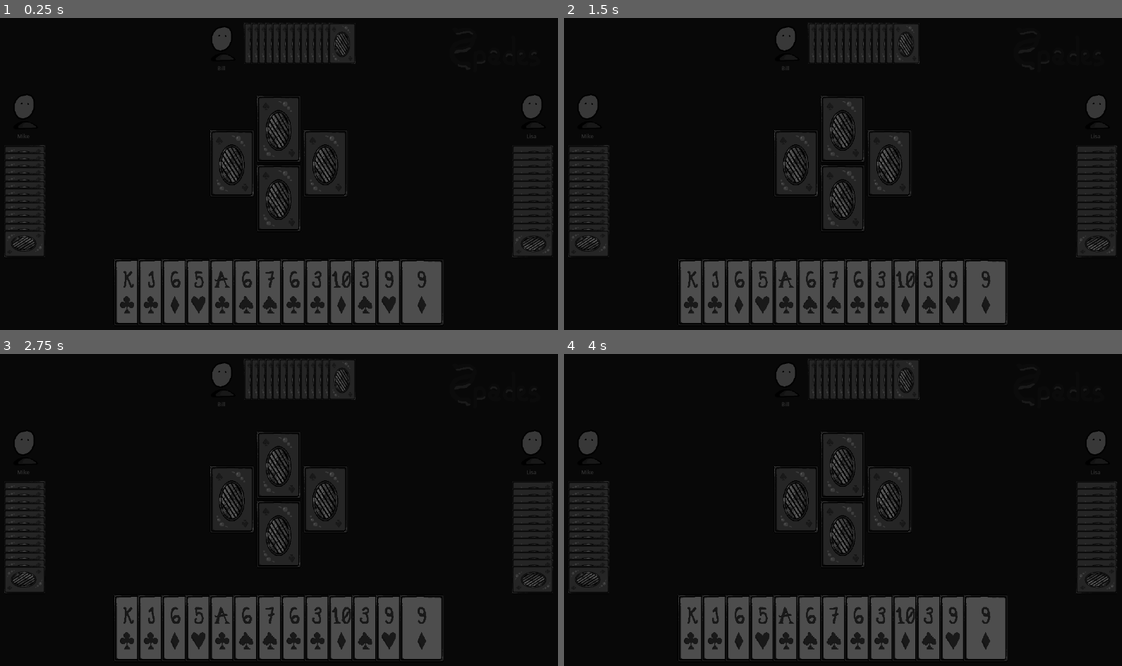
Above: before the commit, frames 1-4 (two rows, left to right).
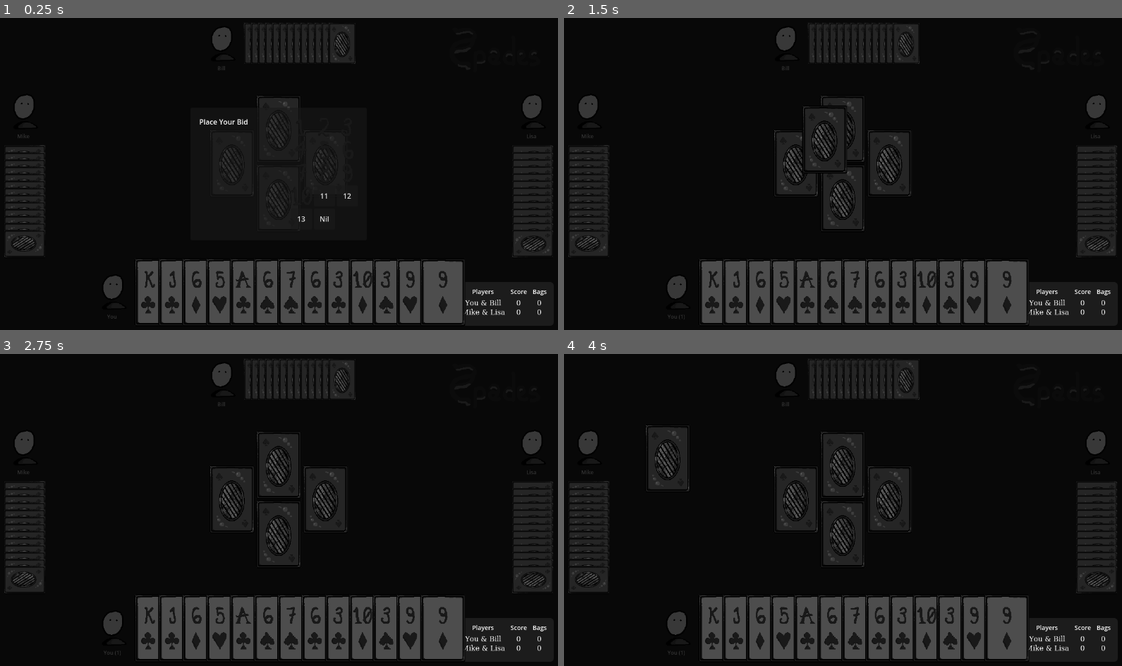
Above: after the commit, the same moments.

Repository: superhawk610/spades
Game: Godot game, scene res://main.tscn
Same seed, same stepped clock (60 frames per second), same inputs: the game is played once before the commit and once after it.
Inputs (mouse positions are in pixels of both pictures, inside the frame that each line leads up to):
- Up to frame 1 (0.25 s): no input
- Up to frame 2 (1.5 s): click (865, 127) at 0.52 s; tap Enter at 1.25 s; drag from (798, 164) to (898, 105) at 1.27 s
- Up to frame 3 (2.75 s): drag from (279, 466) to (251, 572) at 2.02 s
- Up to frame 4 (4 s): move the mouse to (843, 534) at 2.77 s; click (843, 534) at 2.92 s; tap Space at 3.5 s; drag from (887, 500) to (675, 463) at 3.52 s

The runs differ from the first frame. In frame 1, 6.1% of the frame differs, in the area x 18-98%, y 30-99%; in frame 2, 6.4%; in frame 3, 5.6%; in frame 4, 6.7%, in the area x 14-98%, y 22-99%.
Error after the commit: Assertion failed: attempted to draw card spade:ace not in hand (res://Player.gd:33)

Commit message:
start implementing trick logic

Diff:
--- a/Game.gd
+++ b/Game.gd
@@ -27,6 +27,7 @@
 var deck : Array
 var players = {}
 var points = {}
+var trick = []
 
 
 func shuffle():
@@ -48,5 +49,24 @@
 	return player
 
 
+func place_bid(name: String, bid: int):
+	var player : Player = players.get(name)
+	if not player:
+		assert(false, "attempted to place bid for missing player %s" % name)
+	player.place_bid(bid)
+
+
+func can_play_card(card):
+	return true
+
+
+func play_card(card):
+	trick.append(card)
+
+
+func score_trick():
+	pass
+
+
 func score_round(team: String, bid: int, tricks: int):
 	pass
--- /dev/null
+++ b/bid.gd
@@ -0,0 +1,18 @@
+extends PanelContainer
+
+
+signal bid_placed
+
+
+# Called when the node enters the scene tree for the first time.
+func _ready():
+	pass # Replace with function body.
+
+
+# Called every frame. 'delta' is the elapsed time since the previous frame.
+func _process(delta):
+	pass
+
+
+func _on_button_pressed(bid):
+	bid_placed.emit(bid)
--- /dev/null
+++ b/bid.tscn
@@ -0,0 +1,149 @@
+[gd_scene load_steps=12 format=3 uid="uid://bd8g8jy8k5vju"]
+
+[ext_resource type="Texture2D" uid="uid://cco3dvf650su3" path="res://images/1.png" id="1_f2i4g"]
+[ext_resource type="Script" path="res://bid.gd" id="1_vpq2h"]
+[ext_resource type="Texture2D" uid="uid://8bcindwoi3mg" path="res://images/2.png" id="2_he3uu"]
+[ext_resource type="Texture2D" uid="uid://iwsm7pvqn62g" path="res://images/3.png" id="3_rgr3q"]
+[ext_resource type="Texture2D" uid="uid://decibnhirfo3u" path="res://images/4.png" id="4_x50ru"]
+[ext_resource type="Texture2D" uid="uid://dvhehs15kqnyj" path="res://images/5.png" id="5_y8x6u"]
+[ext_resource type="Texture2D" uid="uid://b51g1ssuehg3c" path="res://images/6.png" id="6_ck43a"]
+[ext_resource type="Texture2D" uid="uid://c5as36bvnfr0v" path="res://images/7.png" id="7_g0xpo"]
+[ext_resource type="Texture2D" uid="uid://cl10ejrx2xw3v" path="res://images/8.png" id="8_1gsae"]
+[ext_resource type="Texture2D" uid="uid://bcud0lxsn6n17" path="res://images/9.png" id="9_7duwg"]
+[ext_resource type="Texture2D" uid="uid://dfjlj85n73uet" path="res://images/10.png" id="10_lyt1p"]
+
+[node name="bid" type="PanelContainer"]
+custom_minimum_size = Vector2(400, 300)
+anchors_preset = 15
+anchor_right = 1.0
+anchor_bottom = 1.0
+offset_right = -880.0
+offset_bottom = -420.0
+grow_horizontal = 2
+grow_vertical = 2
+script = ExtResource("1_vpq2h")
+
+[node name="MarginContainer" type="MarginContainer" parent="."]
+layout_mode = 2
+theme_override_constants/margin_left = 20
+theme_override_constants/margin_top = 20
+theme_override_constants/margin_right = 20
+theme_override_constants/margin_bottom = 20
+
+[node name="HBoxContainer" type="HBoxContainer" parent="MarginContainer"]
+layout_mode = 2
+
+[node name="Label" type="Label" parent="MarginContainer/HBoxContainer"]
+layout_mode = 2
+size_flags_horizontal = 3
+size_flags_vertical = 0
+text = "Place Your Bid"
+
+[node name="GridContainer" type="GridContainer" parent="MarginContainer/HBoxContainer"]
+layout_mode = 2
+columns = 3
+
+[node name="bid_1" type="TextureButton" parent="MarginContainer/HBoxContainer/GridContainer"]
+custom_minimum_size = Vector2(48, 48)
+layout_mode = 2
+texture_normal = ExtResource("1_f2i4g")
+ignore_texture_size = true
+stretch_mode = 5
+
+[node name="bid_2" type="TextureButton" parent="MarginContainer/HBoxContainer/GridContainer"]
+custom_minimum_size = Vector2(48, 48)
+layout_mode = 2
+texture_normal = ExtResource("2_he3uu")
+ignore_texture_size = true
+stretch_mode = 5
+
+[node name="bid_3" type="TextureButton" parent="MarginContainer/HBoxContainer/GridContainer"]
+custom_minimum_size = Vector2(48, 48)
+layout_mode = 2
+texture_normal = ExtResource("3_rgr3q")
+ignore_texture_size = true
+stretch_mode = 5
+
+[node name="bid_4" type="TextureButton" parent="MarginContainer/HBoxContainer/GridContainer"]
+custom_minimum_size = Vector2(48, 48)
+layout_mode = 2
+texture_normal = ExtResource("4_x50ru")
+ignore_texture_size = true
+stretch_mode = 5
+
+[node name="bid_5" type="TextureButton" parent="MarginContainer/HBoxContainer/GridContainer"]
+custom_minimum_size = Vector2(48, 48)
+layout_mode = 2
+texture_normal = ExtResource("5_y8x6u")
+ignore_texture_size = true
+stretch_mode = 5
+
+[node name="bid_6" type="TextureButton" parent="MarginContainer/HBoxContainer/GridContainer"]
+custom_minimum_size = Vector2(48, 48)
+layout_mode = 2
+texture_normal = ExtResource("6_ck43a")
+ignore_texture_size = true
+stretch_mode = 5
+
+[node name="bid_7" type="TextureButton" parent="MarginContainer/HBoxContainer/GridContainer"]
+custom_minimum_size = Vector2(48, 48)
+layout_mode = 2
+texture_normal = ExtResource("7_g0xpo")
+ignore_texture_size = true
+stretch_mode = 5
+
+[node name="bid_8" type="TextureButton" parent="MarginContainer/HBoxContainer/GridContainer"]
+custom_minimum_size = Vector2(48, 48)
+layout_mode = 2
+texture_normal = ExtResource("8_1gsae")
+ignore_texture_size = true
+stretch_mode = 5
+
+[node name="bid_9" type="TextureButton" parent="MarginContainer/HBoxContainer/GridContainer"]
+custom_minimum_size = Vector2(48, 48)
+layout_mode = 2
+texture_normal = ExtResource("9_7duwg")
+ignore_texture_size = true
+stretch_mode = 5
+
+[node name="bid_10" type="TextureButton" parent="MarginContainer/HBoxContainer/GridContainer"]
+custom_minimum_size = Vector2(48, 48)
+layout_mode = 2
+texture_normal = ExtResource("10_lyt1p")
+ignore_texture_size = true
+stretch_mode = 5
+
+[node name="bid_11" type="Button" parent="MarginContainer/HBoxContainer/GridContainer"]
+custom_minimum_size = Vector2(48, 48)
+layout_mode = 2
+text = "11"
+
+[node name="bid_12" type="Button" parent="MarginContainer/HBoxContainer/GridContainer"]
+custom_minimum_size = Vector2(48, 48)
+layout_mode = 2
+text = "12"
+
+[node name="bid_13" type="Button" parent="MarginContainer/HBoxContainer/GridContainer"]
+custom_minimum_size = Vector2(48, 48)
+layout_mode = 2
+text = "13"
+
+[node name="bid_nil" type="Button" parent="MarginContainer/HBoxContainer/GridContainer"]
+custom_minimum_size = Vector2(48, 48)
+layout_mode = 2
+text = "Nil"
+
+[connection signal="pressed" from="MarginContainer/HBoxContainer/GridContainer/bid_1" to="." method="_on_button_pressed" binds= [1]]
+[connection signal="pressed" from="MarginContainer/HBoxContainer/GridContainer/bid_2" to="." method="_on_button_pressed" binds= [2]]
+[connection signal="pressed" from="MarginContainer/HBoxContainer/GridContainer/bid_3" to="." method="_on_button_pressed" binds= [3]]
+[connection signal="pressed" from="MarginContainer/HBoxContainer/GridContainer/bid_4" to="." method="_on_button_pressed" binds= [4]]
+[connection signal="pressed" from="MarginContainer/HBoxContainer/GridContainer/bid_5" to="." method="_on_button_pressed" binds= [5]]
+[connection signal="pressed" from="MarginContainer/HBoxContainer/GridContainer/bid_6" to="." method="_on_button_pressed" binds= [6]]
+[connection signal="pressed" from="MarginContainer/HBoxContainer/GridContainer/bid_7" to="." method="_on_button_pressed" binds= [7]]
+[connection signal="pressed" from="MarginContainer/HBoxContainer/GridContainer/bid_8" to="." method="_on_button_pressed" binds= [8]]
+[connection signal="pressed" from="MarginContainer/HBoxContainer/GridContainer/bid_9" to="." method="_on_button_pressed" binds= [9]]
+[connection signal="pressed" from="MarginContainer/HBoxContainer/GridContainer/bid_10" to="." method="_on_button_pressed" binds= [10]]
+[connection signal="pressed" from="MarginContainer/HBoxContainer/GridContainer/bid_11" to="." method="_on_button_pressed" binds= [11]]
+[connection signal="pressed" from="MarginContainer/HBoxContainer/GridContainer/bid_12" to="." method="_on_button_pressed" binds= [12]]
+[connection signal="pressed" from="MarginContainer/HBoxContainer/GridContainer/bid_13" to="." method="_on_button_pressed" binds= [13]]
+[connection signal="pressed" from="MarginContainer/HBoxContainer/GridContainer/bid_nil" to="." method="_on_button_pressed" binds= [0]]
--- /dev/null
+++ b/card_drop.gd
@@ -0,0 +1,22 @@
+extends HBoxContainer
+
+
+signal dropped
+
+
+func _can_drop_data(at_position, data):
+	return typeof(data) == TYPE_DICTIONARY and data.has('suit') and data.has('face_value')
+
+
+func _drop_data(at_position, data):
+	dropped.emit(data)
+
+
+# Called when the node enters the scene tree for the first time.
+func _ready():
+	pass # Replace with function body.
+
+
+# Called every frame. 'delta' is the elapsed time since the previous frame.
+func _process(delta):
+	pass
--- a/main.gd
+++ b/main.gd
@@ -13,10 +13,12 @@
 
 signal card_clicked
 
+@onready var c_bid = $PanelContainer/MarginContainer/CenterContainer/bid
 @onready var c_hand = $PanelContainer/MarginContainer/HBoxContainer/VBoxContainer/VBoxContainer/player_hand
 @onready var c_player_left = $PanelContainer/MarginContainer/HBoxContainer/player_left
 @onready var c_player_right = $PanelContainer/MarginContainer/HBoxContainer/player_right
 @onready var c_player_top = $PanelContainer/MarginContainer/HBoxContainer/VBoxContainer/player_top
+@onready var c_card_drop = $PanelContainer/MarginContainer/CenterContainer/MarginContainer/HBoxContainer
 @onready var c_play_you = $PanelContainer/MarginContainer/CenterContainer/MarginContainer/HBoxContainer/center/card_bottom
 @onready var c_play_left = $PanelContainer/MarginContainer/CenterContainer/MarginContainer/HBoxContainer/left/card
 @onready var c_play_top = $PanelContainer/MarginContainer/CenterContainer/MarginContainer/HBoxContainer/center/card_top
@@ -25,6 +27,8 @@
 
 # Called when the node enters the scene tree for the first time.
 func _ready():
+	c_card_drop.connect("dropped", func(c): card_clicked.emit(c))
+
 	deal()
 	bid()
 	play_round()
@@ -66,7 +70,9 @@
 
 
 func bid():
-	pass
+	var bid = await c_bid.bid_placed
+	c_bid.hide()
+	c_player_hand(player).get_node("player_icon/Label").text = '%s (%s)' % [player.name, bid]
 
 
 func play_round():
@@ -82,7 +88,9 @@
 			else:
 				card = await card_clicked
 				var i = player.draw_card(card)
-				c_hand.remove_child(c_hand.get_child(i))
+				# child index + 1 to account for player_icon
+				c_hand.remove_child(c_hand.get_child(i + 1))
+			c_preview.suit = card.suit
 			c_preview.face_value = card.face_value
 			c_preview.flipped = false
 			await get_tree().create_timer(1).timeout
--- a/main.tscn
+++ b/main.tscn
@@ -1,9 +1,12 @@
-[gd_scene load_steps=6 format=3 uid="uid://bu8scsjvu2lxb"]
+[gd_scene load_steps=9 format=3 uid="uid://bu8scsjvu2lxb"]
 
 [ext_resource type="Script" path="res://main.gd" id="1_ase6c"]
 [ext_resource type="PackedScene" uid="uid://dt1eufri3iidv" path="res://card.tscn" id="2_rw6bn"]
 [ext_resource type="Texture2D" uid="uid://b8jr1nbxbqhd8" path="res://images/logo.png" id="2_skda4"]
 [ext_resource type="Texture2D" uid="uid://cjji0b5jxogl8" path="res://images/player.png" id="3_f01n7"]
+[ext_resource type="PackedScene" uid="uid://c3n3nkbnx1kvb" path="res://scoreboard.tscn" id="3_lwuid"]
+[ext_resource type="Script" path="res://card_drop.gd" id="4_jm8ee"]
+[ext_resource type="PackedScene" uid="uid://bd8g8jy8k5vju" path="res://bid.tscn" id="7_1lbyx"]
 
 [sub_resource type="StyleBoxFlat" id="StyleBoxFlat_fx6w1"]
 bg_color = Color(0.0313726, 0.0313726, 0.0313726, 1)
@@ -34,42 +37,10 @@
 expand_mode = 3
 stretch_mode = 5
 
-[node name="CenterContainer" type="CenterContainer" parent="PanelContainer/MarginContainer"]
+[node name="scoreboard" parent="PanelContainer/MarginContainer" instance=ExtResource("3_lwuid")]
 layout_mode = 2
-
-[node name="MarginContainer" type="MarginContainer" parent="PanelContainer/MarginContainer/CenterContainer"]
-layout_mode = 2
-theme_override_constants/margin_bottom = 48
-
-[node name="HBoxContainer" type="HBoxContainer" parent="PanelContainer/MarginContainer/CenterContainer/MarginContainer"]
-layout_mode = 2
-
-[node name="left" type="VBoxContainer" parent="PanelContainer/MarginContainer/CenterContainer/MarginContainer/HBoxContainer"]
-layout_mode = 2
-alignment = 1
-
-[node name="card" parent="PanelContainer/MarginContainer/CenterContainer/MarginContainer/HBoxContainer/left" instance=ExtResource("2_rw6bn")]
-layout_mode = 2
-flipped = true
-
-[node name="center" type="VBoxContainer" parent="PanelContainer/MarginContainer/CenterContainer/MarginContainer/HBoxContainer"]
-layout_mode = 2
-
-[node name="card_top" parent="PanelContainer/MarginContainer/CenterContainer/MarginContainer/HBoxContainer/center" instance=ExtResource("2_rw6bn")]
-layout_mode = 2
-flipped = true
-
-[node name="card_bottom" parent="PanelContainer/MarginContainer/CenterContainer/MarginContainer/HBoxContainer/center" instance=ExtResource("2_rw6bn")]
-layout_mode = 2
-flipped = true
-
-[node name="right" type="VBoxContainer" parent="PanelContainer/MarginContainer/CenterContainer/MarginContainer/HBoxContainer"]
-layout_mode = 2
-alignment = 1
-
-[node name="card" parent="PanelContainer/MarginContainer/CenterContainer/MarginContainer/HBoxContainer/right" instance=ExtResource("2_rw6bn")]
-layout_mode = 2
-flipped = true
+size_flags_horizontal = 8
+size_flags_vertical = 8
 
 [node name="HBoxContainer" type="HBoxContainer" parent="PanelContainer/MarginContainer"]
 layout_mode = 2
@@ -132,6 +103,24 @@
 theme_override_constants/separation = -48
 alignment = 1
 
+[node name="player_icon" type="TextureRect" parent="PanelContainer/MarginContainer/HBoxContainer/VBoxContainer/VBoxContainer/player_hand"]
+custom_minimum_size = Vector2(144, 96)
+layout_mode = 2
+size_flags_vertical = 4
+texture = ExtResource("3_f01n7")
+expand_mode = 3
+stretch_mode = 4
+
+[node name="Label" type="Label" parent="PanelContainer/MarginContainer/HBoxContainer/VBoxContainer/VBoxContainer/player_hand/player_icon"]
+layout_mode = 0
+offset_top = 96.0
+offset_right = 92.0
+offset_bottom = 119.0
+theme_override_colors/font_color = Color(0.2, 0.2, 0.2, 1)
+theme_override_font_sizes/font_size = 12
+text = "You"
+horizontal_alignment = 1
+
 [node name="player_right" type="VBoxContainer" parent="PanelContainer/MarginContainer/HBoxContainer"]
 layout_mode = 2
 theme_override_constants/separation = -48
@@ -153,3 +142,52 @@
 theme_override_font_sizes/font_size = 12
 text = "Lisa"
 horizontal_alignment = 1
+
+[node name="CenterContainer" type="CenterContainer" parent="PanelContainer/MarginContainer"]
+layout_mode = 2
+mouse_filter = 2
+
+[node name="MarginContainer" type="MarginContainer" parent="PanelContainer/MarginContainer/CenterContainer"]
+layout_mode = 2
+theme_override_constants/margin_bottom = 48
+
+[node name="HBoxContainer" type="HBoxContainer" parent="PanelContainer/MarginContainer/CenterContainer/MarginContainer"]
+layout_mode = 2
+script = ExtResource("4_jm8ee")
+
+[node name="left" type="VBoxContainer" parent="PanelContainer/MarginContainer/CenterContainer/MarginContainer/HBoxContainer"]
+layout_mode = 2
+mouse_filter = 2
+alignment = 1
+
+[node name="card" parent="PanelContainer/MarginContainer/CenterContainer/MarginContainer/HBoxContainer/left" instance=ExtResource("2_rw6bn")]
+layout_mode = 2
+mouse_filter = 2
+flipped = true
+
+[node name="center" type="VBoxContainer" parent="PanelContainer/MarginContainer/CenterContainer/MarginContainer/HBoxContainer"]
+layout_mode = 2
+mouse_filter = 2
+
+[node name="card_top" parent="PanelContainer/MarginContainer/CenterContainer/MarginContainer/HBoxContainer/center" instance=ExtResource("2_rw6bn")]
+layout_mode = 2
+mouse_filter = 2
+flipped = true
+
+[node name="card_bottom" parent="PanelContainer/MarginContainer/CenterContainer/MarginContainer/HBoxContainer/center" instance=ExtResource("2_rw6bn")]
+layout_mode = 2
+mouse_filter = 2
+flipped = true
+
+[node name="right" type="VBoxContainer" parent="PanelContainer/MarginContainer/CenterContainer/MarginContainer/HBoxContainer"]
+layout_mode = 2
+mouse_filter = 2
+alignment = 1
+
+[node name="card" parent="PanelContainer/MarginContainer/CenterContainer/MarginContainer/HBoxContainer/right" instance=ExtResource("2_rw6bn")]
+layout_mode = 2
+mouse_filter = 2
+flipped = true
+
+[node name="bid" parent="PanelContainer/MarginContainer/CenterContainer" instance=ExtResource("7_1lbyx")]
+layout_mode = 2
--- /dev/null
+++ b/scoreboard.tscn
@@ -0,0 +1,131 @@
+[gd_scene load_steps=7 format=3 uid="uid://c3n3nkbnx1kvb"]
+
+[sub_resource type="StyleBoxFlat" id="StyleBoxFlat_vnb2k"]
+bg_color = Color(0.109804, 0.109804, 0.109804, 1)
+corner_radius_top_left = 8
+corner_radius_top_right = 8
+corner_radius_bottom_right = 8
+corner_radius_bottom_left = 8
+
+[sub_resource type="LabelSettings" id="LabelSettings_fu0wl"]
+font_size = 14
+
+[sub_resource type="SystemFont" id="SystemFont_tjd8l"]
+font_names = PackedStringArray("Sans-Serif")
+
+[sub_resource type="LabelSettings" id="LabelSettings_hj8hb"]
+font = SubResource("SystemFont_tjd8l")
+
+[sub_resource type="SystemFont" id="SystemFont_nvith"]
+font_names = PackedStringArray("Sans-Serif")
+
+[sub_resource type="LabelSettings" id="LabelSettings_xl38b"]
+font = SubResource("SystemFont_nvith")
+
+[node name="scoreboard" type="PanelContainer"]
+custom_minimum_size = Vector2(210, 99)
+offset_right = 209.0
+offset_bottom = 99.0
+theme_override_styles/panel = SubResource("StyleBoxFlat_vnb2k")
+
+[node name="MarginContainer" type="MarginContainer" parent="."]
+layout_mode = 2
+theme_override_constants/margin_left = 16
+theme_override_constants/margin_top = 12
+theme_override_constants/margin_right = 16
+theme_override_constants/margin_bottom = 10
+
+[node name="HBoxContainer" type="HBoxContainer" parent="MarginContainer"]
+layout_mode = 2
+alignment = 1
+
+[node name="VBoxContainer" type="VBoxContainer" parent="MarginContainer/HBoxContainer"]
+layout_mode = 2
+
+[node name="Label" type="Label" parent="MarginContainer/HBoxContainer/VBoxContainer"]
+layout_mode = 2
+size_flags_horizontal = 3
+text = "Players"
+label_settings = SubResource("LabelSettings_fu0wl")
+horizontal_alignment = 1
+
+[node name="Spacer" type="Control" parent="MarginContainer/HBoxContainer/VBoxContainer"]
+custom_minimum_size = Vector2(4, 0)
+layout_mode = 2
+
+[node name="Label2" type="Label" parent="MarginContainer/HBoxContainer/VBoxContainer"]
+layout_mode = 2
+text = "You & Bill"
+label_settings = SubResource("LabelSettings_hj8hb")
+horizontal_alignment = 1
+
+[node name="Label3" type="Label" parent="MarginContainer/HBoxContainer/VBoxContainer"]
+layout_mode = 2
+text = "Mike & Lisa"
+label_settings = SubResource("LabelSettings_hj8hb")
+horizontal_alignment = 1
+
+[node name="Spacer" type="Control" parent="MarginContainer/HBoxContainer"]
+custom_minimum_size = Vector2(4, 0)
+layout_mode = 2
+
+[node name="VBoxContainer2" type="VBoxContainer" parent="MarginContainer/HBoxContainer"]
+layout_mode = 2
+
+[node name="Label" type="Label" parent="MarginContainer/HBoxContainer/VBoxContainer2"]
+layout_mode = 2
+size_flags_horizontal = 3
+text = "Score"
+label_settings = SubResource("LabelSettings_fu0wl")
+horizontal_alignment = 1
+
+[node name="Spacer" type="Control" parent="MarginContainer/HBoxContainer/VBoxContainer2"]
+custom_minimum_size = Vector2(4, 0)
+layout_mode = 2
+
+[node name="Label2" type="Label" parent="MarginContainer/HBoxContainer/VBoxContainer2"]
+layout_mode = 2
+size_flags_horizontal = 3
+text = "0"
+label_settings = SubResource("LabelSettings_xl38b")
+horizontal_alignment = 1
+
+[node name="Label3" type="Label" parent="MarginContainer/HBoxContainer/VBoxContainer2"]
+layout_mode = 2
+size_flags_horizontal = 3
+text = "0"
+label_settings = SubResource("LabelSettings_xl38b")
+horizontal_alignment = 1
+
+[node name="Spacer2" type="Control" parent="MarginContainer/HBoxContainer"]
+custom_minimum_size = Vector2(4, 0)
+layout_mode = 2
+
+[node name="VBoxContainer3" type="VBoxContainer" parent="MarginContainer/HBoxContainer"]
+layout_mode = 2
+
+[node name="Label" type="Label" parent="MarginContainer/HBoxContainer/VBoxContainer3"]
+layout_mode = 2
+size_flags_horizontal = 3
+text = "Bags
+"
+label_settings = SubResource("LabelSettings_fu0wl")
+horizontal_alignment = 1
+
+[node name="Spacer" type="Control" parent="MarginContainer/HBoxContainer/VBoxContainer3"]
+custom_minimum_size = Vector2(4, 0)
+layout_mode = 2
+
+[node name="Label2" type="Label" parent="MarginContainer/HBoxContainer/VBoxContainer3"]
+layout_mode = 2
+size_flags_horizontal = 3
+text = "0"
+label_settings = SubResource("LabelSettings_xl38b")
+horizontal_alignment = 1
+
+[node name="Label3" type="Label" parent="MarginContainer/HBoxContainer/VBoxContainer3"]
+layout_mode = 2
+size_flags_horizontal = 3
+text = "0"
+label_settings = SubResource("LabelSettings_xl38b")
+horizontal_alignment = 1
